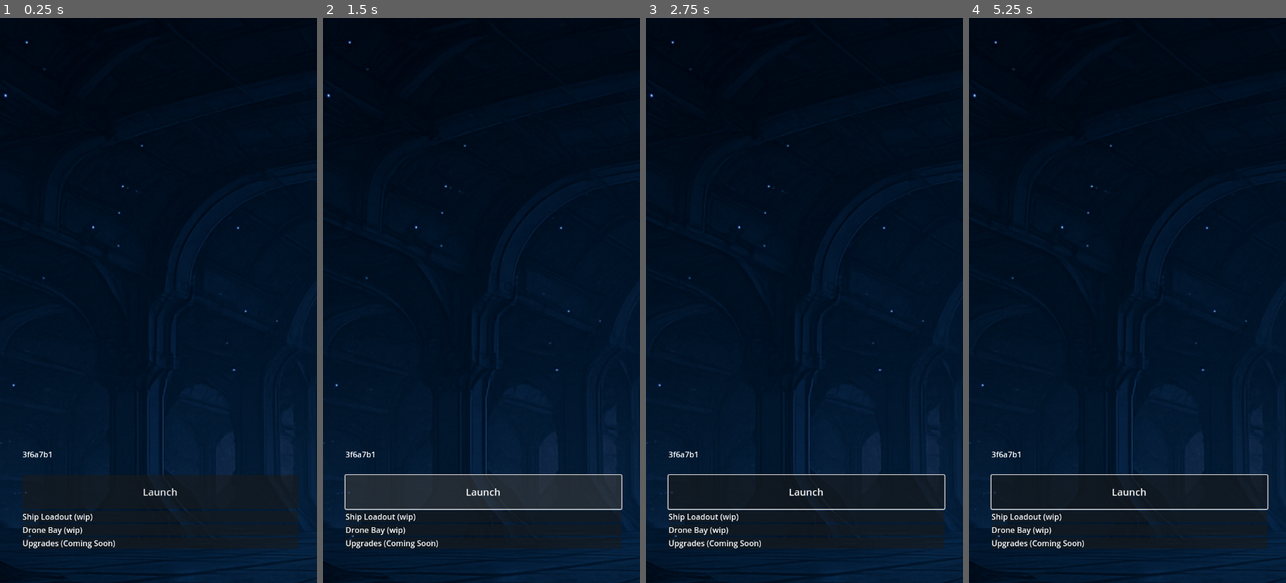
Above: before the commit, frames 1-4 (left to right).
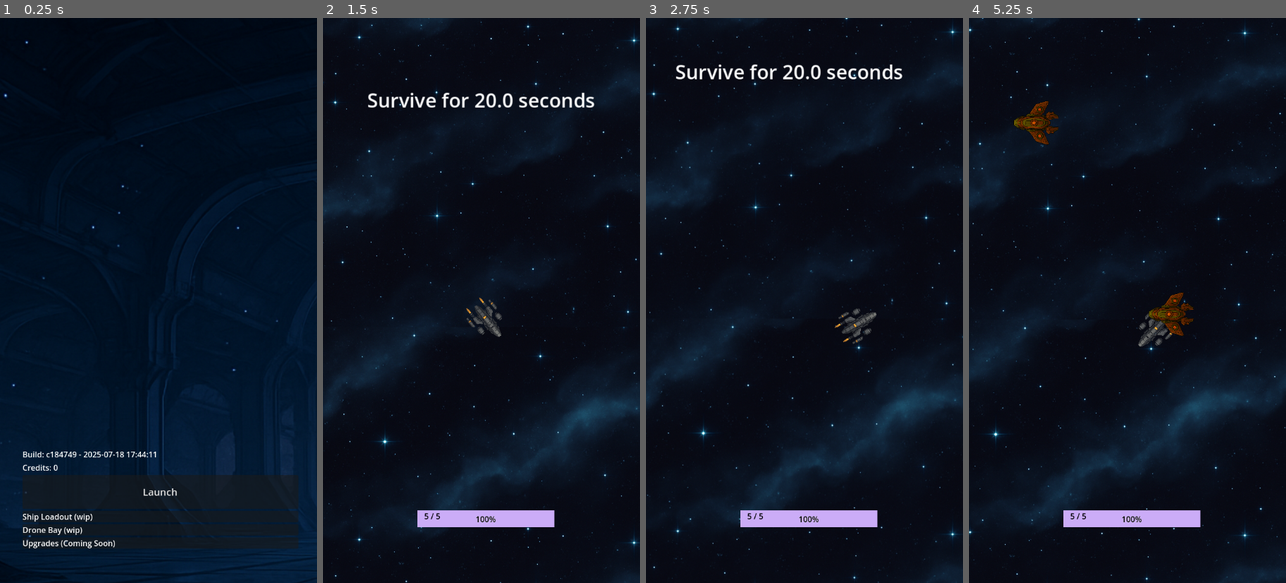
Above: after the commit, the same moments.

Repository: samjhill/echo-sector
Game: Godot game, scene res://hangar.tscn
Two runs of this game, one before a commit and one after it. Both use one fixed random seed, a clock stepped at 60 frames per second and the inputs below.
Inputs (mouse positions are in pixels of both pictures, inside the frame that each line leads up to):
- Up to frame 1 (0.25 s): no input
- Up to frame 2 (1.5 s): click "Launch" at 0.5 s; click (484, 492) at 1.25 s, where only the run before the commit has a clickable "Launch"
- Up to frame 3 (2.75 s): move the mouse to (874, 272) at 2.02 s; hold Right (ui_right) from 2.03 s (still down); click (874, 272) at 2.17 s
- Up to frame 4 (5.25 s): move the mouse to (1064, 328) at 2.77 s; release Right (ui_right) at 2.78 s; hold Down (ui_down) 2.78-3.53 s; move the mouse to (1159, 176) at 3.52 s; hold Right (ui_right) 3.53-4.28 s; move the mouse to (1111, 413) at 4.27 s; hold Up (ui_up) 4.28-5.03 s; click (1111, 413) at 4.42 s; move the mouse to (1222, 385) at 5.02 s; hold Left (ui_left) from 5.03 s (still down)

The runs differ from the first frame. In frame 1, 0.3% of the frame differs, in the area x 7-50%, y 76-81%; in frame 2, 23%, in the area x 0-100%, y 0-100%; in frame 3, 19%; in frame 4, 18%.
Error before the commit: Invalid assignment of property or key 'text' with value of type 'String' on a base object of type 'null instance'. (res://hangar.gd:5)

Commit message:
deploy: c1847491034a4c06d40ac0185158f21f377fdaae

Diff:
--- a/build_version.gd
+++ b/build_version.gd
@@ -1,3 +1,3 @@
 # Auto-generated during build
-const BUILD_VERSION := "4114227"
-const BUILD_TIMESTAMP := "2025-07-18 17:40:27"
+const BUILD_VERSION := "c184749"
+const BUILD_TIMESTAMP := "2025-07-18 17:44:11"
--- a/hangar.gd
+++ b/hangar.gd
@@ -2,7 +2,7 @@
 
 func _ready():
 	PlayerData.load_game()
-	$BuildLabel.text = "Build: " + BuildVersion.BUILD_VERSION + " " + BuildVersion.BUILD_TIMESTAMP
+	$VBoxContainer/BuildLabel.text = "Build: " + BuildVersion.BUILD_VERSION + " - " + BuildVersion.BUILD_TIMESTAMP
 	$VBoxContainer/CreditsLabel.text = "Credits: " + str(PlayerData.credits)
 
 	$VBoxContainer/LaunchButton.pressed.connect(_on_launch_pressed)
